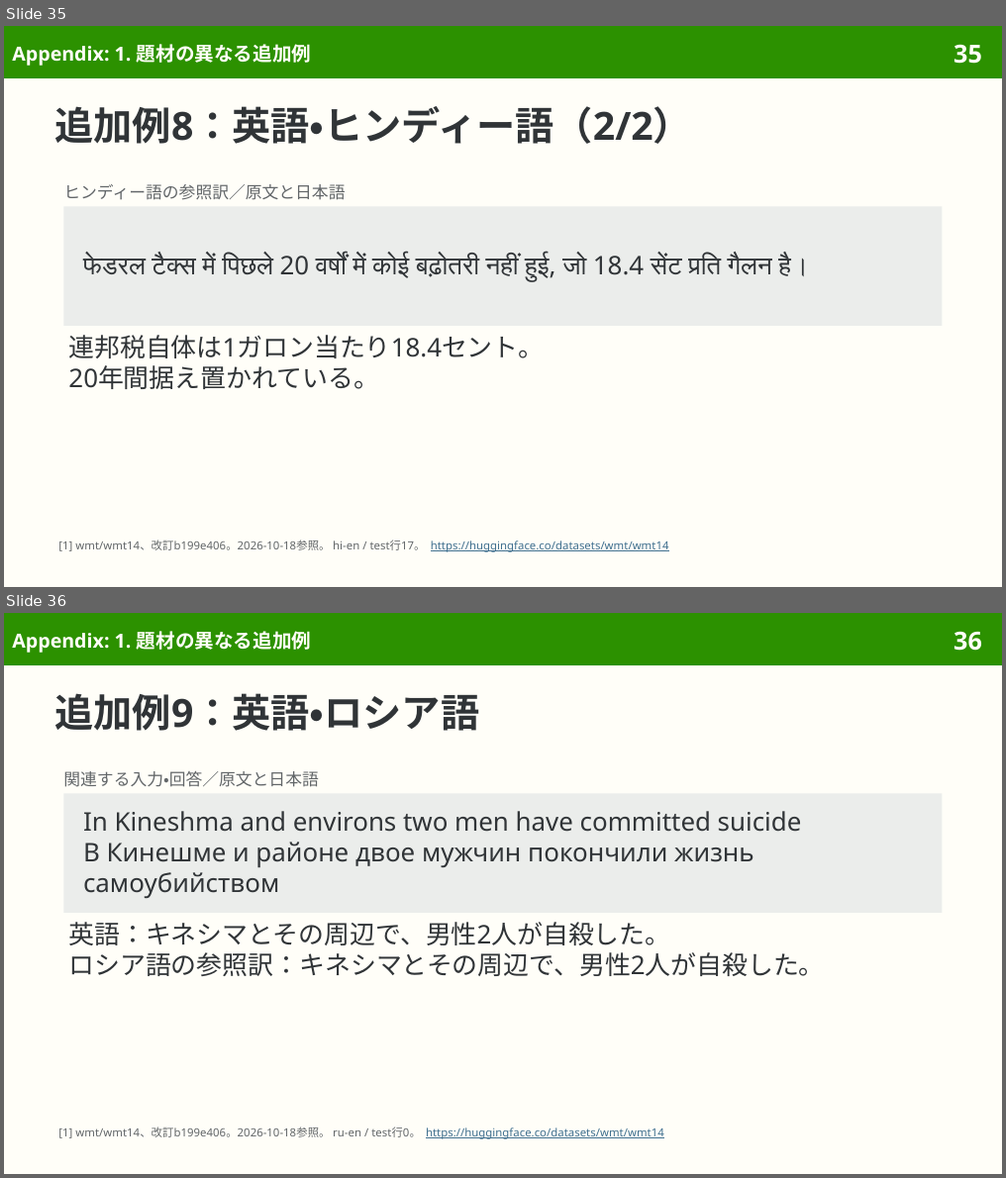
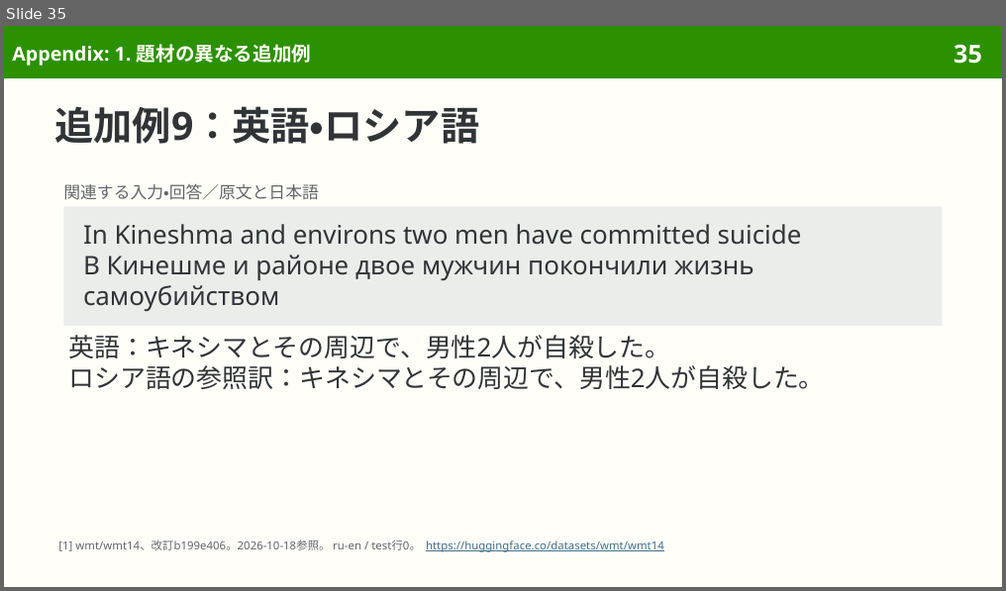
Before and after one commit to sasakiy84/datasets-in-10-minutes, a slide deck: slides/datasets-in-10-minutes-wmt14.pptx. Shown one above the other, each under a label of ours: slides 35 and 36 before the commit, slide 35 after it. The pictures are 1006x1178 and 1006x591 pixels, drawn with LibreOffice and Linux fonts; fonts in the diff are those of the drawing. Boxes give left, top, right and bottom in pixels: in the first picture for what was removed or moved away, otherwise in the second. Text is boxed around its words. In the diff, an @@ line names an element or a change of style, - is before the commit and + after.

```diff
--- a/slides/datasets-in-10-minutes-wmt14.pptx
+++ b/slides/datasets-in-10-minutes-wmt14.pptx
@@ slide 35 removed at (4, 26, 1002, 587), background #FFFEF8; not listed: 2 template elements that a slide beside it also shows @@
@@ title removed at (12, 44, 312, 66) @@
-Appendix: 1. 題材の異なる追加例
@@ title removed at (55, 106, 692, 144) @@
-追加例8：英語・ヒンディー語（2/2）
@@ text removed at (63, 184, 345, 200) @@
-ヒンディー語の参照訳／原文と日本語
@@ rectangle removed at (63, 206, 943, 326) @@
-फेडरल टैक्स में पिछले 20 वर्षों में कोई बढ़ोतरी नहीं हुई, जो 18.4 सेंट प्रति गैलन है।
@@ text removed at (68, 335, 544, 389) @@
-連邦税自体は1ガロン当たり18.4セント。
-20年間据え置かれている。
@@ text removed at (58, 540, 669, 553) @@
-[1] wmt/wmt14、改訂b199e406。2026-10-18参照。 hi-en / test行17。 https://huggingface.co/datasets/wmt/wmt14
@@ what was slide 36 is now slide 35 @@
@@ page number at (953, 44, 982, 64): text changed @@
-36
+35
```
Also in this commit, not shown: 1 slide changed, 9 other files.
